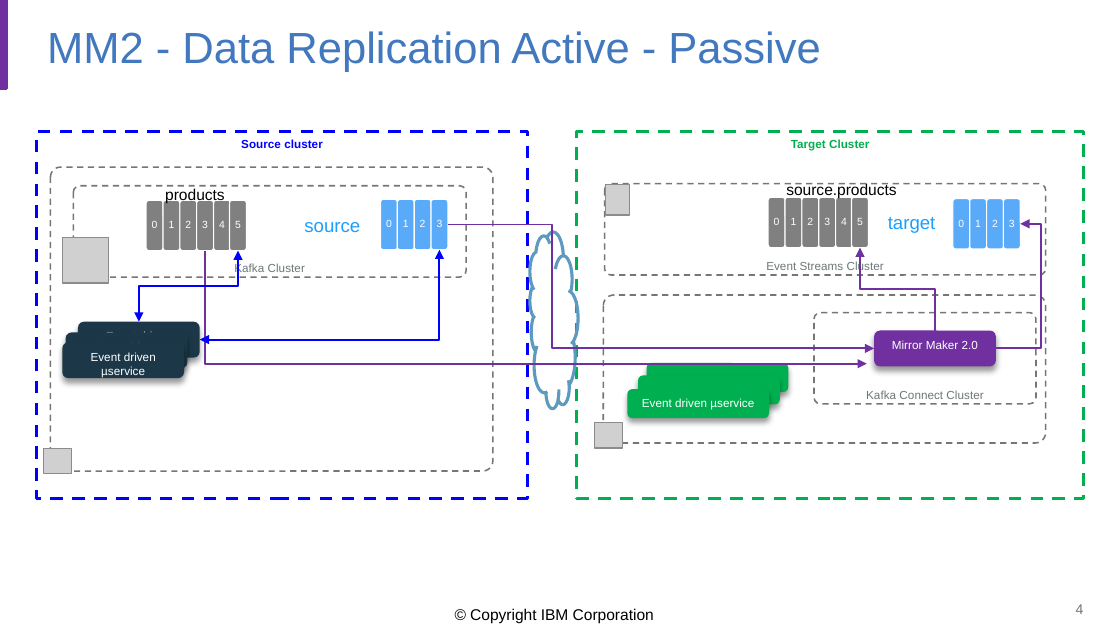
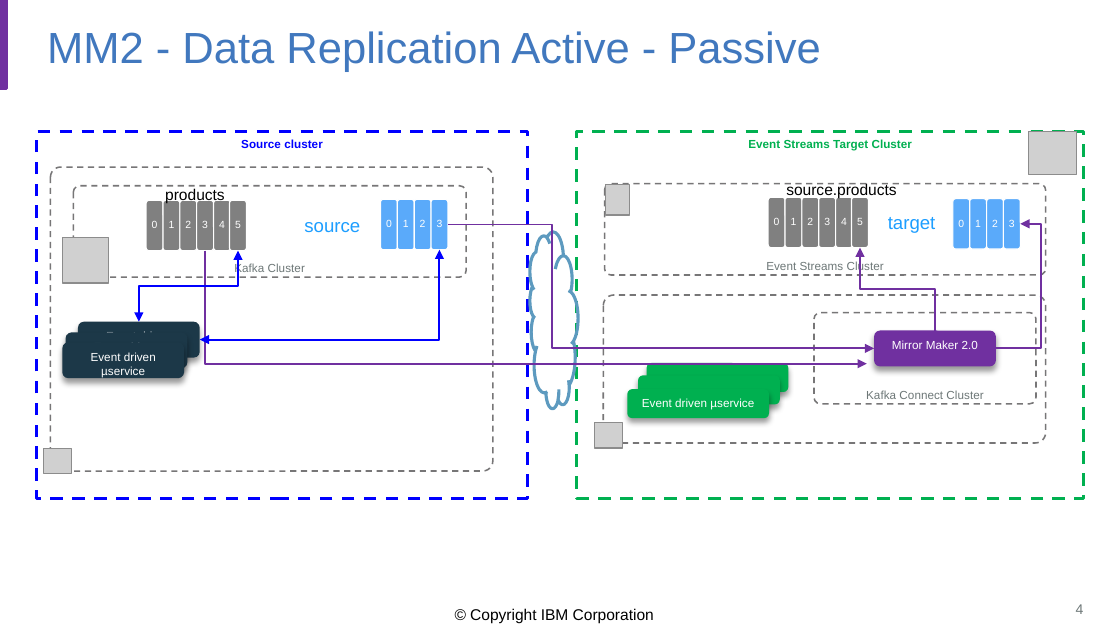
Before and after one commit to balasgit/kafka-studies, a slide deck: slide 4 of mm2-diagrams.pptx. Drawn at 1120x630 pixels with LibreOffice and Linux fonts; fonts in the diff are those of the drawing; grey boxes stand for pictures; background and template pictures are left out. Boxes give left, top, right and bottom in pixels: in the first picture for what was removed or moved away, otherwise in the second. Text is boxed around its words. In the diff, an @@ line names an element or a change of style, - is before the commit and + after.

```diff
--- a/mm2-diagrams.pptx
+++ b/mm2-diagrams.pptx
@@ text in rectangle at [748, 139, 912, 151]: text changed @@
-Target Cluster
+Event Streams Target Cluster
@@ picture added at [1028, 131, 1076, 174] @@
```
Also in this commit, not shown: 3 other slides changed, 8 other files.
